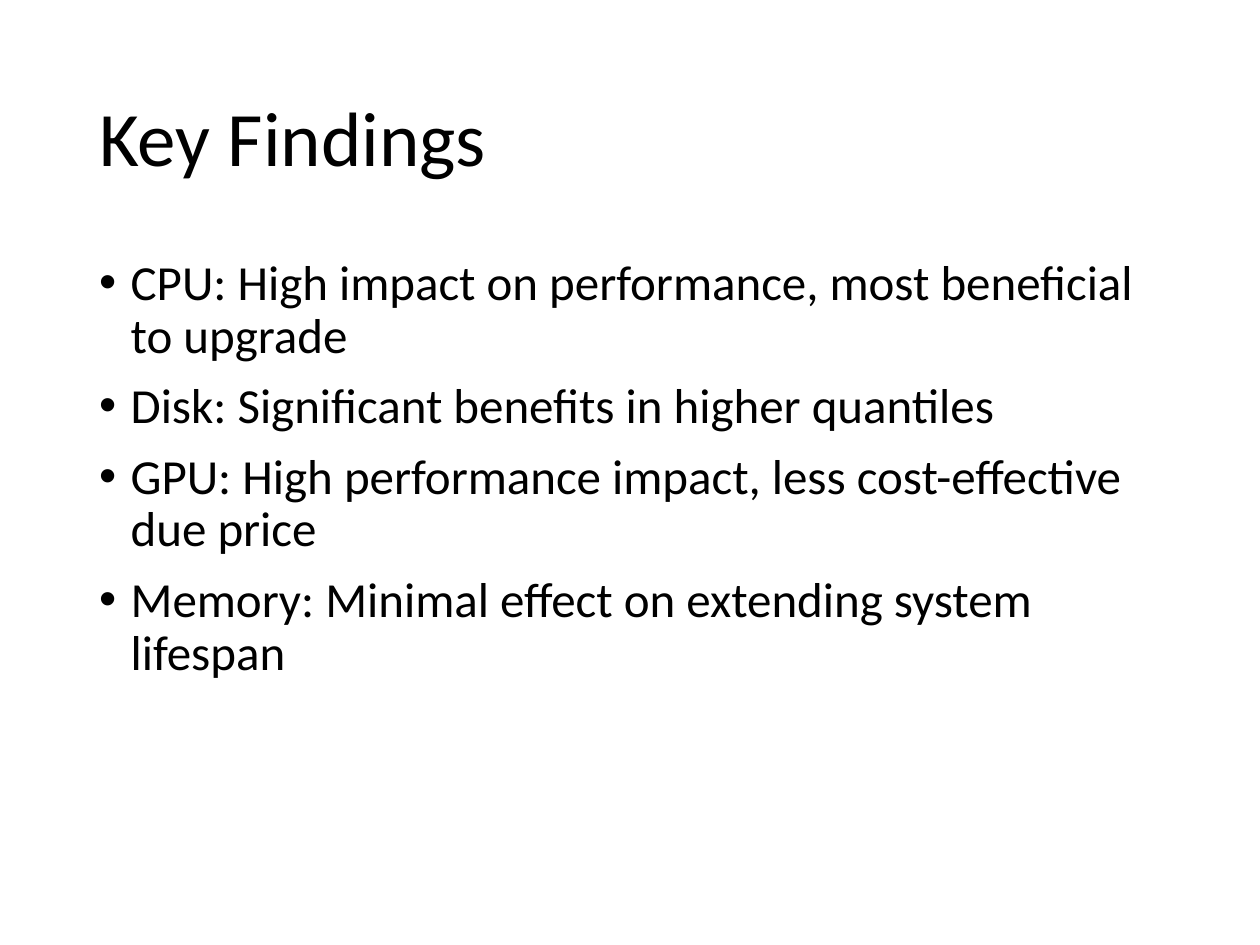
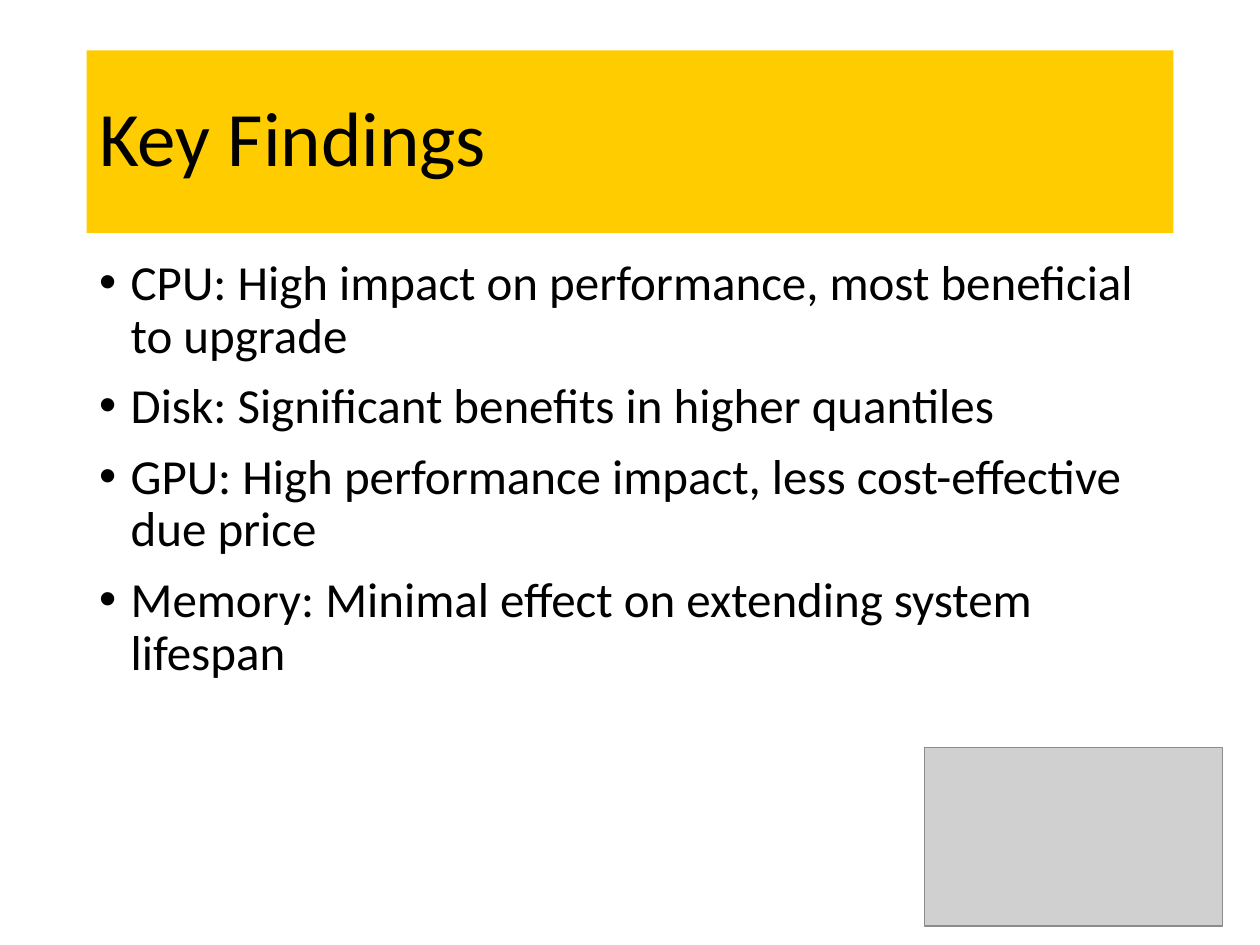
Before and after one commit to Scottielee33/thesis_2024_PC_LTE, a slide deck: slide 14 of final_presentation.pptx (slide 6 before the commit). Drawn at 1260x945 pixels with LibreOffice and Linux fonts; fonts in the diff are those of the drawing; grey boxes stand for pictures. Boxes give left, top, right and bottom in pixels: in the first picture for what was removed or moved away, otherwise in the second. Text is boxed around its words. In the diff, an @@ line names an element or a change of style, - is before the commit and + after.

```diff
--- a/final_presentation.pptx
+++ b/final_presentation.pptx
@@ title "Key Findings": place and size @@
-title "Key Findings" at [99, 112, 486, 180]
+title "Key Findings" at [87, 50, 1173, 233]
@@ title "Key Findings" at [87, 50, 1173, 233]: fill none to #FFCC00 @@
@@ picture added at [925, 747, 1222, 926] @@
```
Also in this commit, not shown: 7 other slides changed, 10 slides added, 3 slides removed.
